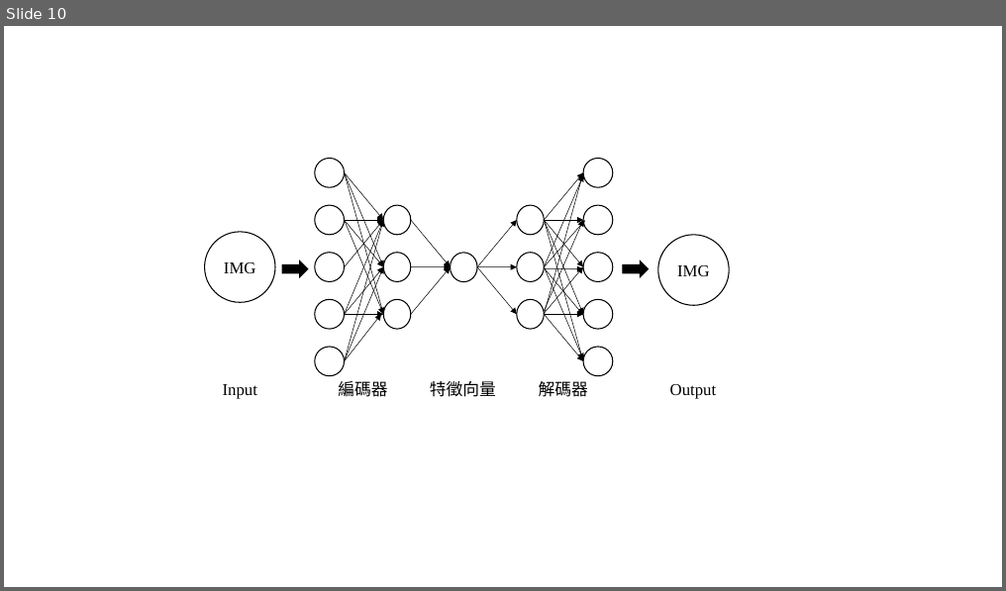
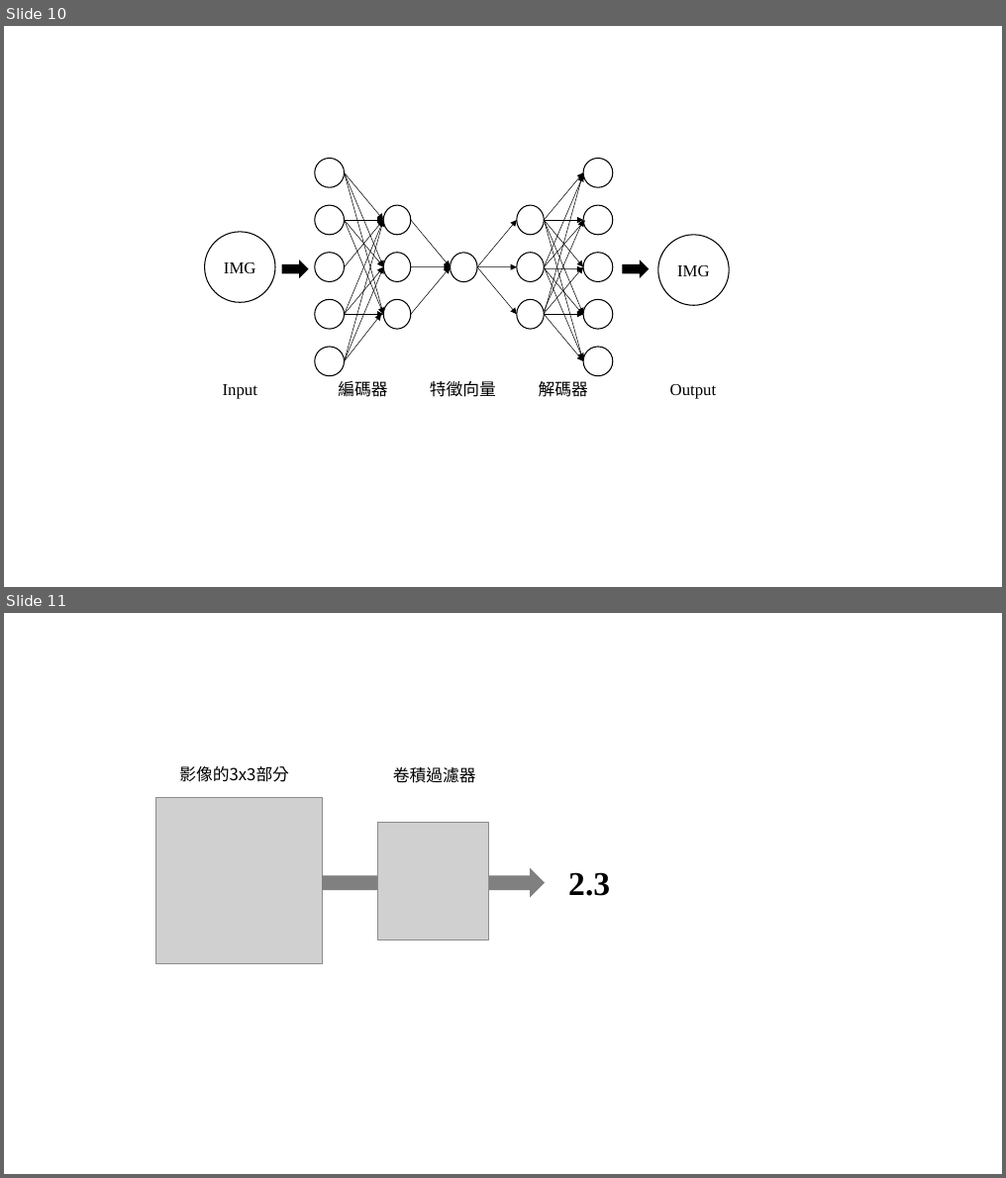
Before and after one commit to 10994015/paper, a slide deck: 論文/模型圖繪製.pptx. Shown one above the other, each under a label of ours: slide 10 before the commit, slides 10 and 11 after it. The pictures are 1006x591 and 1006x1178 pixels, drawn with LibreOffice and Linux fonts; fonts in the diff are those of the drawing; grey boxes stand for pictures. Boxes give left, top, right and bottom in pixels: in the first picture for what was removed or moved away, otherwise in the second. Text is boxed around its words. In the diff, an @@ line names an element or a change of style, - is before the commit and + after.

```diff
--- a/論文/模型圖繪製.pptx
+++ b/論文/模型圖繪製.pptx
@@ slide 11 added at (4, 613, 1002, 1174), background #FFFFFF @@
@@ group added at (156, 766, 610, 964): 3 texts, 2 pictures, 1 right arrow @@
+2.3
+卷積過濾器
+影像的3x3部分
```
Also in this commit, not shown: 4 other slides added, 6 other files.
